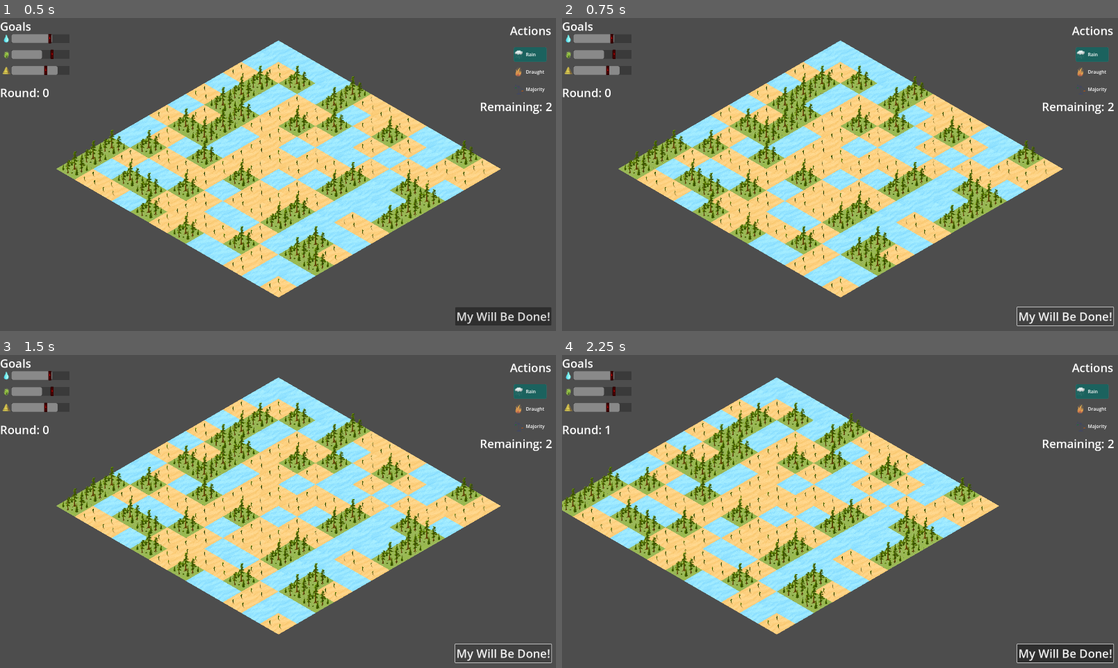
Above: before the commit, frames 1-4 (two rows, left to right).
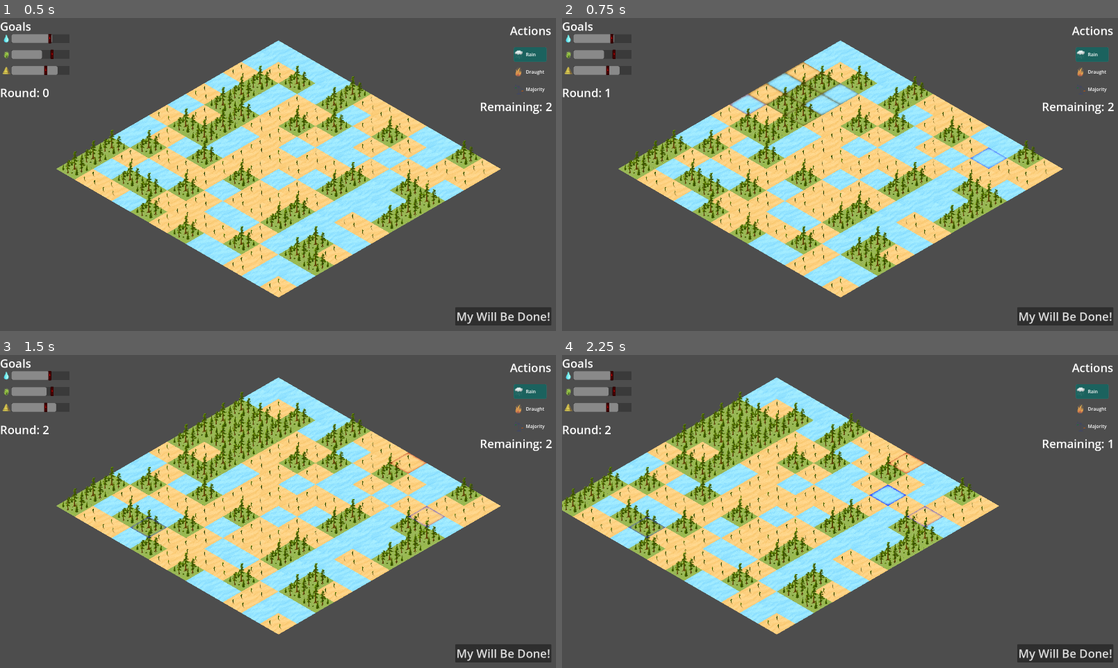
Above: after the commit, the same moments.

Repository: matouseek/game_jam_24
Game: Godot game, scene res://scenes/game.tscn
Same seed, same stepped clock (60 frames per second), same inputs: the game is played once before the commit and once after it. The engine's default icon, where the game draws it, is replaced by a stand-in: a white triangle on a blue panel in a dark square.
Inputs (mouse positions are in pixels of both pictures, inside the frame that each line leads up to):
- Up to frame 1 (0.5 s): no input
- Up to frame 2 (0.75 s): click "My Will Be Done!" at 0.5 s
- Up to frame 3 (1.5 s): click "My Will Be Done!" at 1.25 s
- Up to frame 4 (2.25 s): tap Enter at 2 s; move the mouse to (962, 495) at 2.02 s; press the mouse at (962, 495) at 2.03 s; hold D (right) from 2.03 s (still down)

Frame 1 is identical in both runs. In frame 2, 0.6% of the frame differs, in the area x 7-100%, y 14-99%; in frame 3, 1.8%; in frame 4, 1.9%, in the area x 7-100%, y 5-99%.

Commit message:
Tween out tiles WIP

Diff:
--- a/scripts/environment.gd
+++ b/scripts/environment.gd
@@ -124,3 +124,32 @@
 	PS.remaining_actions += 1
 	PS.update_player_action_amount(PS.remaining_actions)
 	render_all_effects()
+
+func tween_out_tile(coord: Vector2i) -> void:
+	var tilemaplayer: TileMapLayer = $TileMapLayer
+	var texture: Texture = get_cell_texture(tilemaplayer, coord)
+
+	var sprite: Sprite2D = Sprite2D.new()
+	sprite.texture = texture
+	sprite.position = tilemaplayer.map_to_local(coord)
+	sprite.scale = Vector2(1, 1)
+	sprite.modulate = Color(1,0,0)
+	sprite.name = "SpriteToTween"
+	add_child(sprite, true)
+
+	var tween: Tween = create_tween()
+	tween.tween_property($SpriteToTween, "scale", Vector2(0,0), 1).set_trans(Tween.TRANS_SPRING)
+	tween.tween_callback($SpriteToTween.queue_free)
+	sprite.name = "TweeningSprite"
+
+func get_cell_texture(tilemaplayer: TileMapLayer, coord: Vector2i) -> Texture:
+	var cell_id: int = tilemaplayer.get_cell_source_id(coord)
+	var source: TileSetAtlasSource = tilemaplayer.tile_set.get_source(cell_id) as TileSetAtlasSource
+
+	var atlas_coord = tilemaplayer.get_cell_atlas_coords(coord)
+
+	var rect = source.get_tile_texture_region(atlas_coord)
+	var img: Image = source.texture.get_image()
+	var tile_image = img.get_region(rect)
+
+	return ImageTexture.create_from_image(tile_image)
--- a/scripts/game_manager.gd
+++ b/scripts/game_manager.gd
@@ -37,21 +37,17 @@
 func _on_will_done() -> void:
 
 	PS.is_player_turn = false
+	HUD.set_will_be_done_visibility(false)
 
 	print("Process fuck ups")
 	process_fuck_ups()
-
-	await get_tree().create_timer(1.0).timeout
 
 	print("Process player selection")
 	process_used_effects()
 	env.render_map()
 
-
 	env.calc_distribution()
 	update_round_count()
-
-	await get_tree().create_timer(1.0).timeout
 
 	print("Clear board")
 	env.clear_effects_visuals()
@@ -62,6 +58,7 @@
 	env.render_map()
 	# now wait for player to make selection and then press will be done
 
+	HUD.set_will_be_done_visibility(true)
 	PS.reset_player_actions_amount()
 	PS.is_player_turn = true
 
@@ -100,6 +97,7 @@
 	var tile: G.TileTypes = env.terrain[rain_effect.source_coord.x][rain_effect.source_coord.y].type
 	match tile:
 		G.TileTypes.DESERT:
+			env.tween_out_tile(rain_effect.source_coord)
 			env.terrain[rain_effect.source_coord.x][rain_effect.source_coord.y].type = G.TileTypes.MEADOW
 		G.TileTypes.MEADOW:
 			env.terrain[rain_effect.source_coord.x][rain_effect.source_coord.y].type = G.TileTypes.WATER
--- a/scripts/hud.gd
+++ b/scripts/hud.gd
@@ -41,3 +41,6 @@
 
 func update_remaining_actions() -> void:
 	$RemainingActionsLabel.text = "Remaining: " + str(PS.remaining_actions)
+
+func set_will_be_done_visibility(visibility: bool) -> void:
+	$WillBeDone.visible = visibility
Not shown: 1 places in scenes/environment.tscn that only renumber resources
Not shown: 1 places in scenes/game.tscn that only renumber resources
Not shown: 1 places in scenes/hud.tscn that only renumber resources
